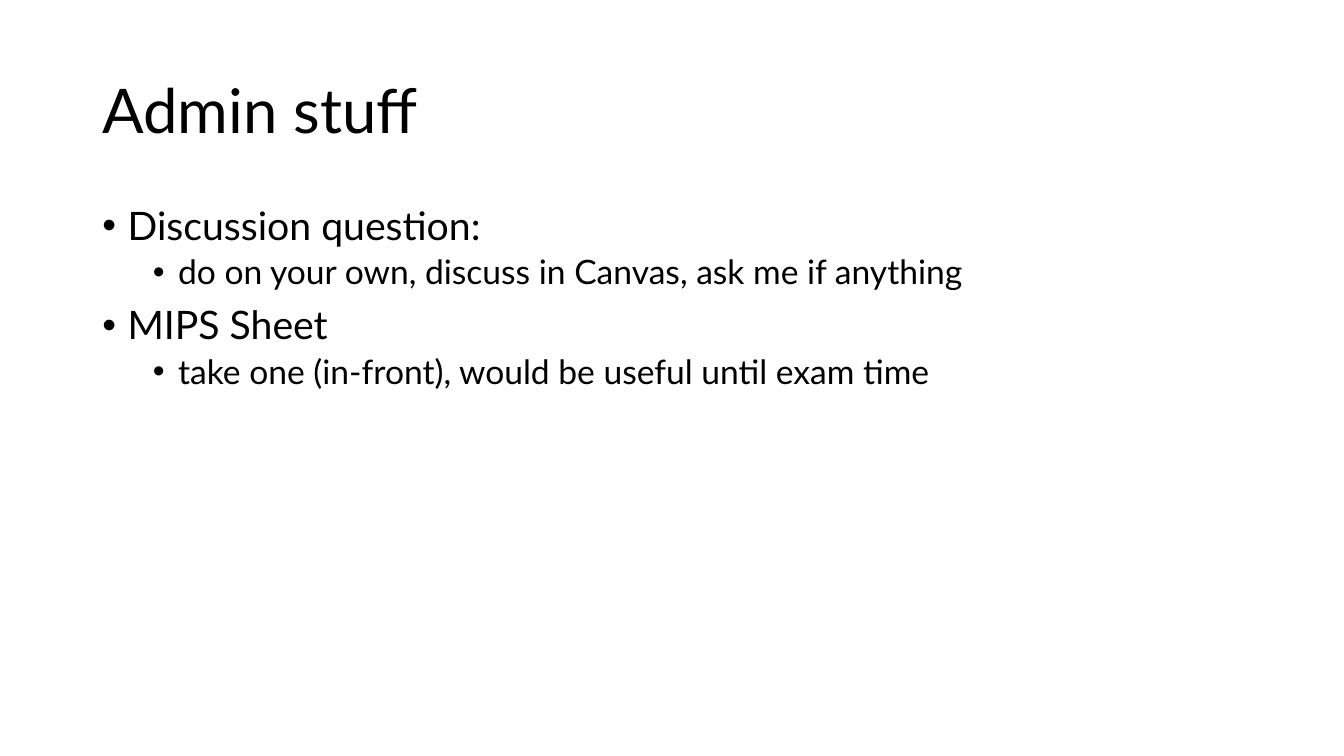
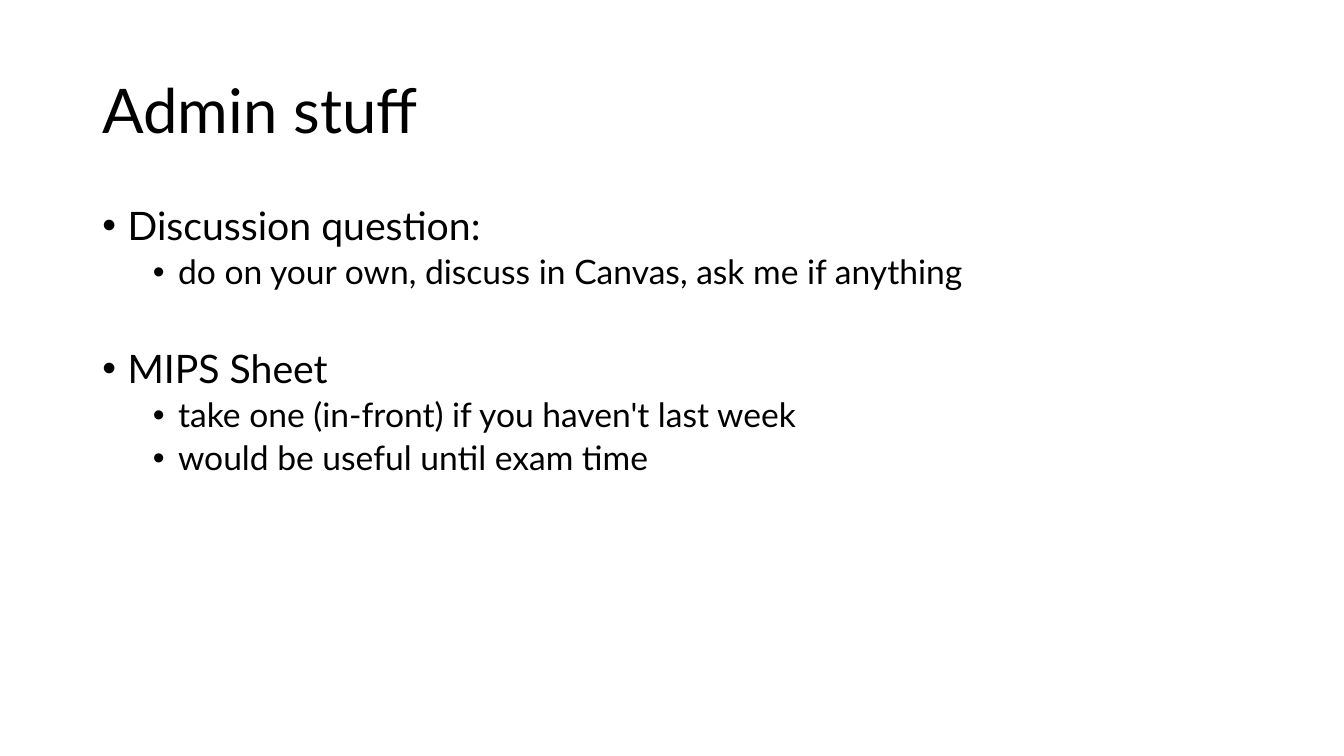
Before and after one commit to theodoreleebrant-acad/TA-2425S1-dev, a slide deck: slide 3 of CS2100/CS2100 Tutorial 3.pptx. Drawn at 1344x756 pixels with LibreOffice and Linux fonts; fonts in the diff are those of the drawing. Boxes give left, top, right and bottom in pixels: in the first picture for what was removed or moved away, otherwise in the second. Text is boxed around its words. In the diff, an @@ line names an element or a change of style, - is before the commit and + after.

```diff
--- a/CS2100/CS2100 Tutorial 3.pptx
+++ b/CS2100/CS2100 Tutorial 3.pptx
@@ text at (x1=178, y1=401, x2=796, y2=471): text changed @@
-  • take one (in-front), would be useful until exam time
+  • take one (in-front) if you haven't last week
+  • would be useful until exam time
```
Also in this commit, not shown: 3 other slides changed, 3 slides added.
